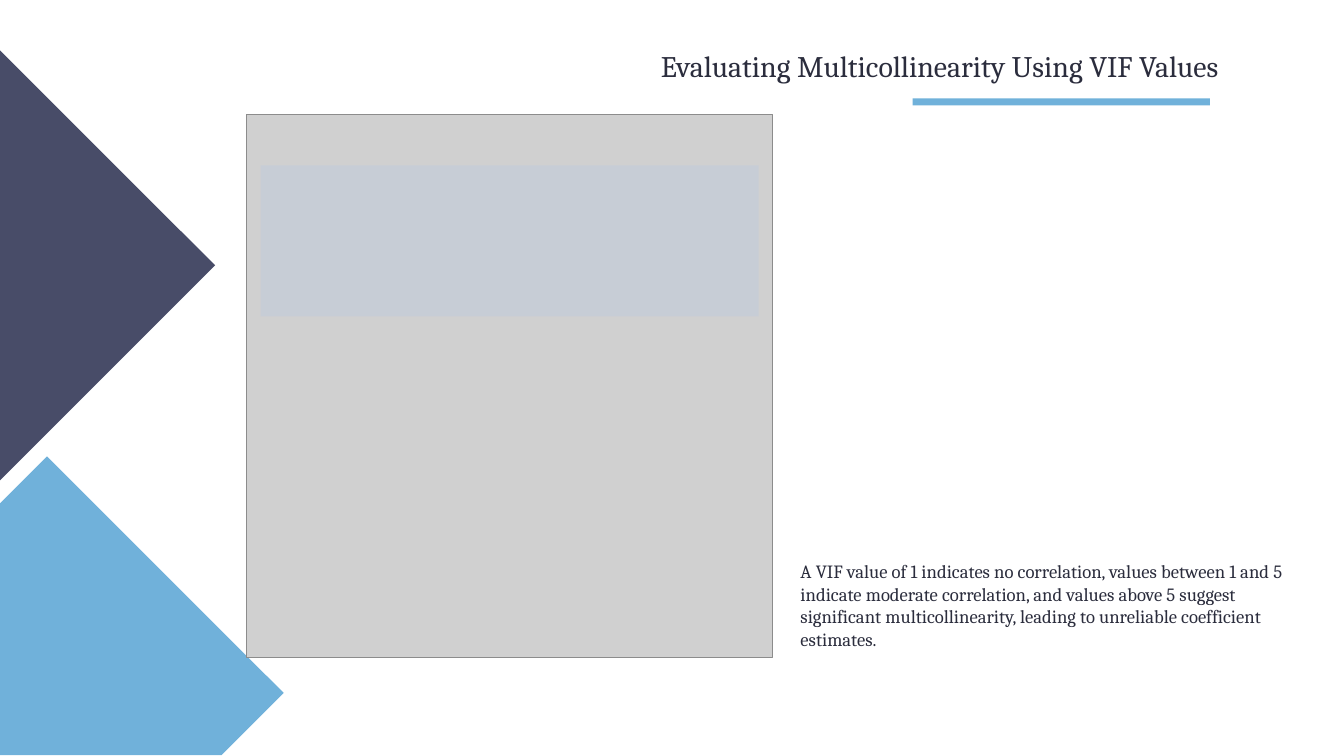
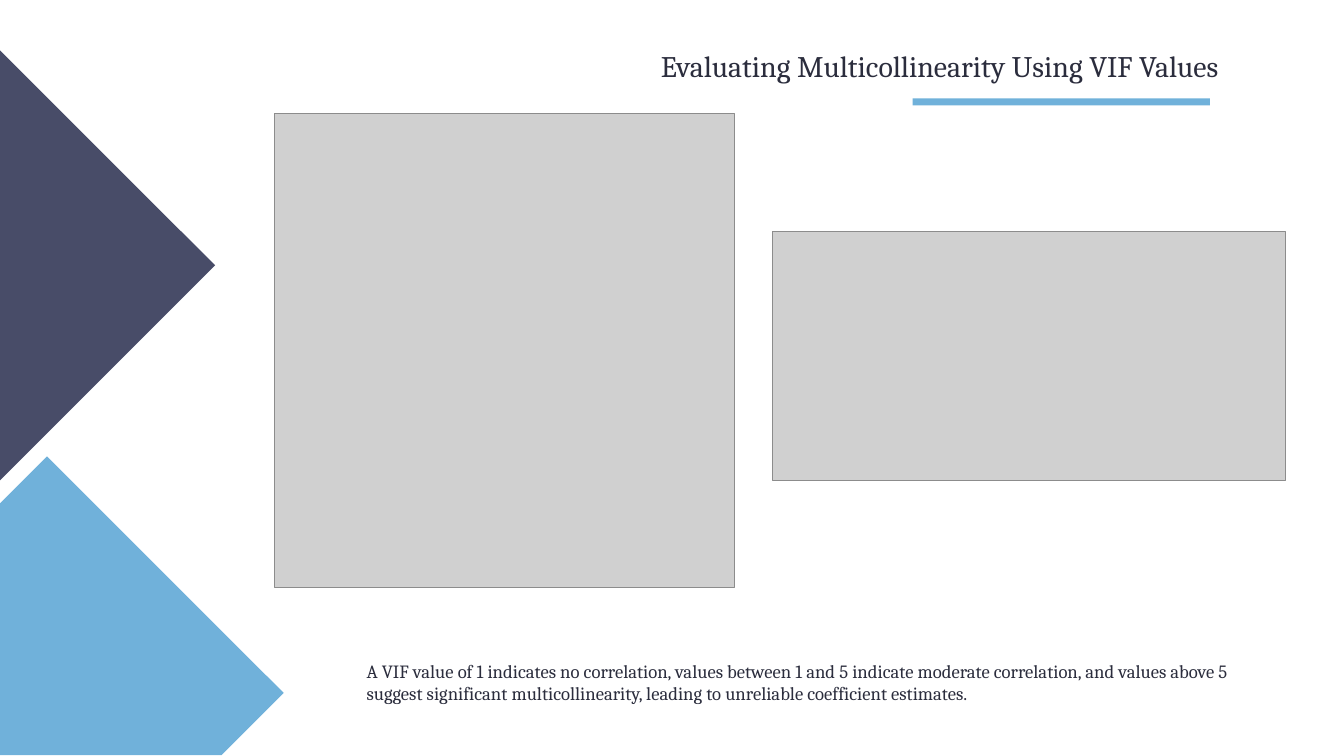
Before and after one commit to ztutar/Employee_Attrition_Classification_StatisticalLearning_FinalProject, a slide deck: slide 17 of TUTAR_OZEN_Project_Presentation.pptx. Drawn at 1344x756 pixels with LibreOffice and Linux fonts; fonts in the diff are those of the drawing; grey boxes stand for pictures. Boxes give left, top, right and bottom in pixels: in the first picture for what was removed or moved away, otherwise in the second. Text is boxed around its words. In the diff, an @@ line names an element or a change of style, - is before the commit and + after.

```diff
--- a/TUTAR_OZEN_Project_Presentation.pptx
+++ b/TUTAR_OZEN_Project_Presentation.pptx
@@ picture: place and size @@
-picture at [247,114,772,658]
+picture at [275,114,735,588]
@@ rectangle removed at [261,166,759,317] @@
@@ picture added at [773,231,1286,480] @@
@@ text "A VIF value of 1 ..." rewrapped from [800,565,1282,646] to [367,665,1227,704] @@
```
Also in this commit, not shown: 11 other slides changed, 2 slides added, 1 slide removed, 19 other files.
